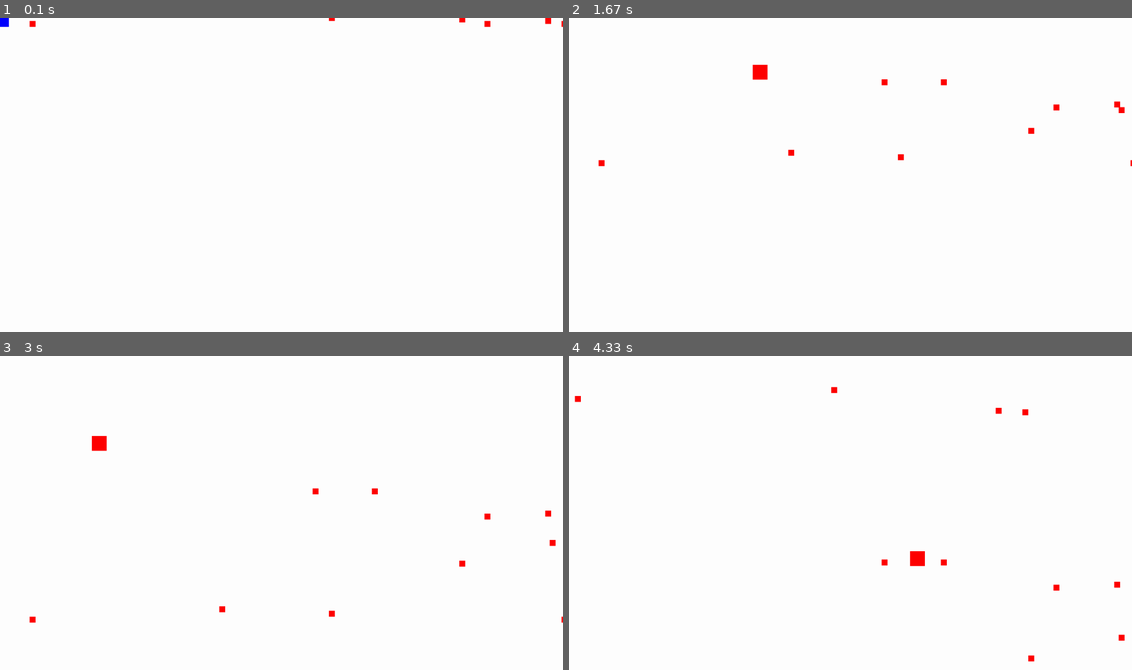
Above: before the commit, frames 1-4 (two rows, left to right).
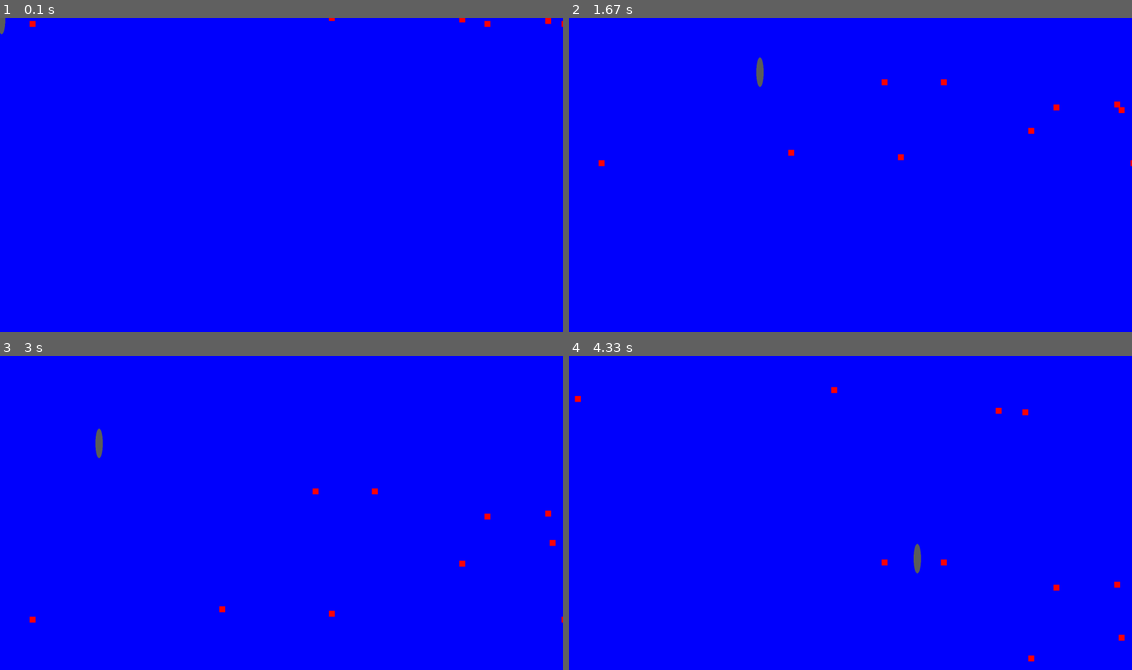
Above: after the commit, the same moments.

Repository: enzosuname/pygamefirst
Game: pygame game, started from movement.py
Same seed, same stepped clock (60 frames per second), same inputs: the game is played once before the commit and once after it.
Inputs (mouse positions are in pixels of both pictures, inside the frame that each line leads up to):
- Up to frame 1 (0.1 s): no input
- Up to frame 2 (1.67 s): press the mouse at (788, 61) at 0.37 s; move the mouse to (754, 156) at 0.47 s; release the mouse at (715, 247) at 0.6 s; press the mouse at (1036, 71) at 0.7 s; move the mouse to (1047, 178) at 0.8 s; release the mouse at (1058, 284) at 0.93 s; press the mouse at (895, 61) at 1.03 s; move the mouse to (946, 121) at 1.13 s; release the mouse at (996, 178) at 1.27 s; press the mouse at (788, 149) at 1.37 s; move the mouse to (771, 112) at 1.47 s; release the mouse at (760, 71) at 1.6 s
- Up to frame 3 (3 s): press the mouse at (557, 459) at 1.7 s; move the mouse to (326, 500) at 1.8 s; release the mouse at (95, 544) at 1.93 s; press the mouse at (33, 544) at 2.03 s; move the mouse to (197, 491) at 2.13 s; release the mouse at (360, 437) at 2.27 s; press the mouse at (456, 472) at 2.37 s; move the mouse to (478, 434) at 2.47 s; release the mouse at (495, 396) at 2.6 s; press the mouse at (551, 506) at 2.7 s; move the mouse to (326, 475) at 2.8 s; release the mouse at (101, 443) at 2.93 s
- Up to frame 4 (4.33 s): press the mouse at (1025, 506) at 3.03 s; move the mouse to (1008, 478) at 3.13 s; release the mouse at (985, 453) at 3.27 s; press the mouse at (1053, 654) at 3.37 s; move the mouse to (1002, 572) at 3.47 s; release the mouse at (951, 487) at 3.6 s; press the mouse at (1126, 600) at 3.7 s; move the mouse to (923, 607) at 3.8 s; release the mouse at (726, 610) at 3.93 s; press the mouse at (940, 399) at 4.03 s; move the mouse to (929, 478) at 4.13 s; release the mouse at (918, 560) at 4.27 s

The runs differ from the first frame. In frame 1, 100% of the frame differs, in the area x 0-100%, y 0-100%; in frame 2, 100%; in frame 3, 100%; in frame 4, 100%.

Commit message:
started coding movement

Diff:
--- a/movement.py
+++ b/movement.py
@@ -7,6 +7,7 @@
 RED = (255, 0, 0)
 BLUE = (0, 0, 255)
 WHITE = (255, 255, 255)
+GRAY = (92, 94, 92)
 
 # Game constants
 
@@ -29,6 +30,9 @@
         self.speed_x = 0
         self.speed_y = r.randint(3, 5)
 
+    def draw_ship(self):
+        g.draw.ellipse(self.display, self.color, (self.x, self.y, player_width, player_height))
+
     def draw_box(self):
         g.draw.rect(self.display, self.color, (self.x, self.y, self.width, self.height))
 
@@ -50,23 +54,13 @@
     def is_collided(self, other):
         counter = 0
         if (self.x <= other.x <= self.x+self.width or self.x <= other.x+other.width\
-                <= self.x+self.width) and (self.y < other.y < self.y+self.width or \
-                self.y < other.y+other.width < self.y+self.width):
+                <= self.x+self.width) and (self.y < other.y < self.y+self.height or \
+                self.y < other.y+other.height < self.y+self.height):
 
             counter += 1
-            self.color = RED
 
-        # test_list = [(self.x, self.y),(self.x+self.width, self.y),(self.x, self.y+self.width),\
-        #              (self.x+self.width, self.y+self.width)]
-        # other_list = [(other.x, other.y),(other.x+other.width, other.y),(other.x, other.y+other.width),\
-        #              (other.x+other.width, other.y+other.width)]
-        #
-        # for coord in test_list
-        #     if coord >= (other.x, other.y) and coord
-        #
-        # self.x --> other.x
-        # self.y --> other.y
-        # self.width --> other.width
+            # PROOF OF CONCEPT
+            g.draw.ellipse(self.display, self.color, (self.x+100, self.y+100, player_width+100, player_width+100))
 
 #########################################################
 
@@ -78,10 +72,11 @@
 clock = g.time.Clock()
 
 # create player
-player_width = 50
+player_width = 25
+player_height = 100
 x_loc = (DISPLAY_WIDTH-player_width)/2
 y_loc = DISPLAY_LENGTH - 2*player_width
-player = Box(screen, x_loc, y_loc, player_width, player_width, BLUE)
+player = Box(screen, x_loc, y_loc, player_width, player_width, GRAY)
 
 # create enemies
 enemy_width = 20
@@ -91,7 +86,7 @@
     random_y = r.randrange(-100, 0, 5)
     enemy_list.append(Box(screen, x_coord, random_y, enemy_width, enemy_width, RED))
 
-g.mouse.set_visible(False)
+g.mouse.set_visible(True)
 
 # game
 running = True
@@ -99,24 +94,14 @@
 
     pos = g.mouse.get_pos()
     player.x = pos[0]-.5*player_width
-    player.y = pos[1]-.5*player_width
+    player.y = pos[1]-.5*player_height
 
-    #pressed_lft = g.mouse.get_pressed()[0]
     for event in g.event.get():
         if event.type == g.QUIT:
             running = False
-        # if event.type == g.KEYDOWN:
-        #     if event.key == g.K_RIGHT:
-        #         player.speed_x = 5
-        #     if event.key == g.K_LEFT:
-        #         player.speed_x = -5
-        # if event.type == g.KEYUP:
-        #     if event.key == g.K_RIGHT:
-        #         player.speed_x = 0
-        #     if event.key == g.K_LEFT:
-        #         player.speed_x = 0
 
-    screen.fill(WHITE)
+
+    screen.fill(BLUE)
 
     for enemy in enemy_list:
         enemy.draw_box()
@@ -124,7 +109,7 @@
         if player.is_collided(enemy):
             running = False
 
-    player.draw_box()
+    player.draw_ship()
     player.update()
 
     g.display.flip()
